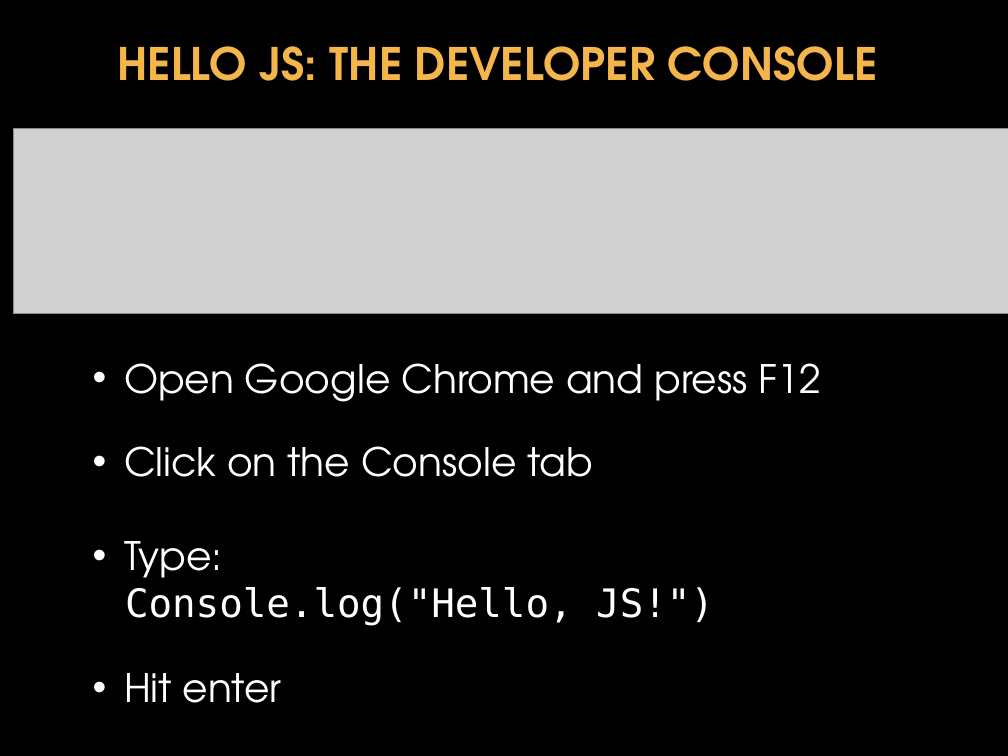
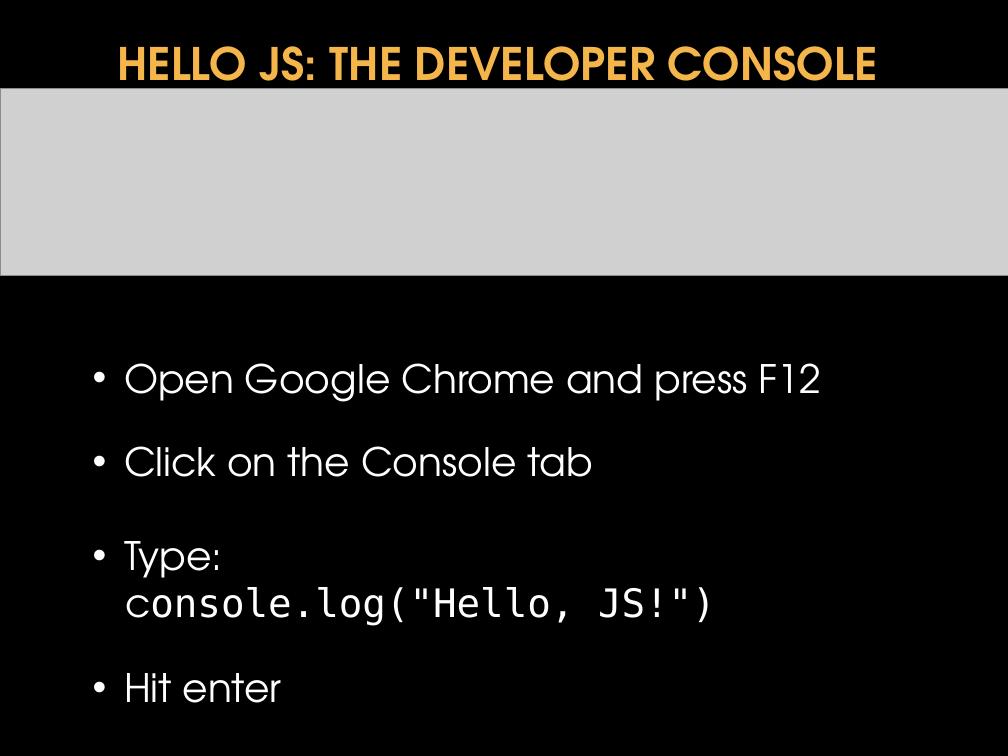
Before and after one commit to donfreiday/cpsc330-js, a slide deck: slide 12 of Javascript.pptx. Drawn at 1008x756 pixels with LibreOffice and Linux fonts; fonts in the diff are those of the drawing; grey boxes stand for pictures; background and template pictures are left out. Boxes give left, top, right and bottom in pixels: in the first picture for what was removed or moved away, otherwise in the second. Text is boxed around its words. In the diff, an @@ line names an element or a change of style, - is before the commit and + after.

```diff
--- a/Javascript.pptx
+++ b/Javascript.pptx
@@ picture: place and size @@
-picture at <box>14,128,1008,313</box>
+picture at <box>0,89,1008,276</box>
@@ text at <box>125,576,716,626</box>: text changed @@
-Console.log("Hello, JS!")
+console.log("Hello, JS!")
```
Also in this commit, not shown: 15 other slides changed.
